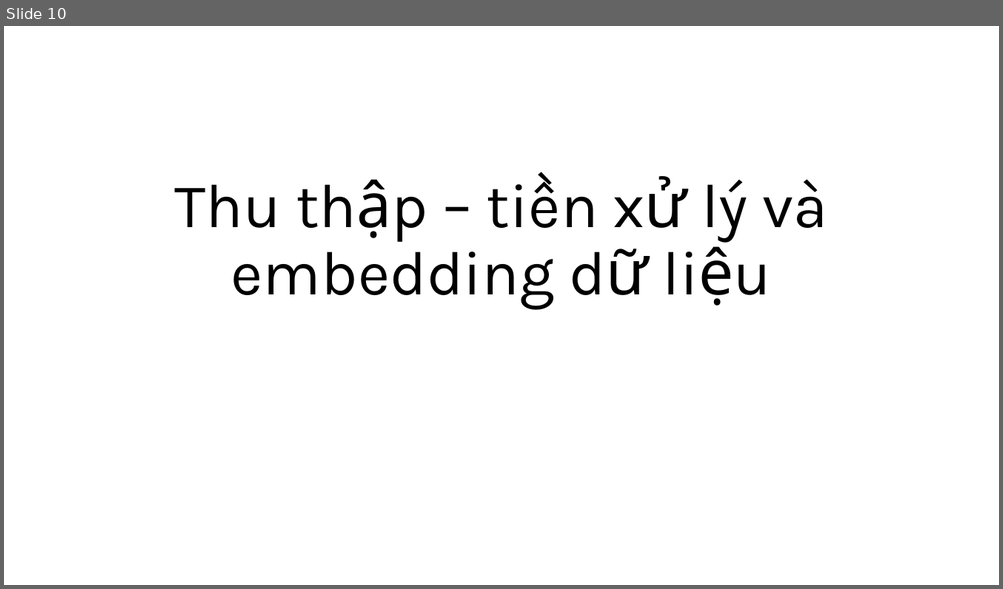
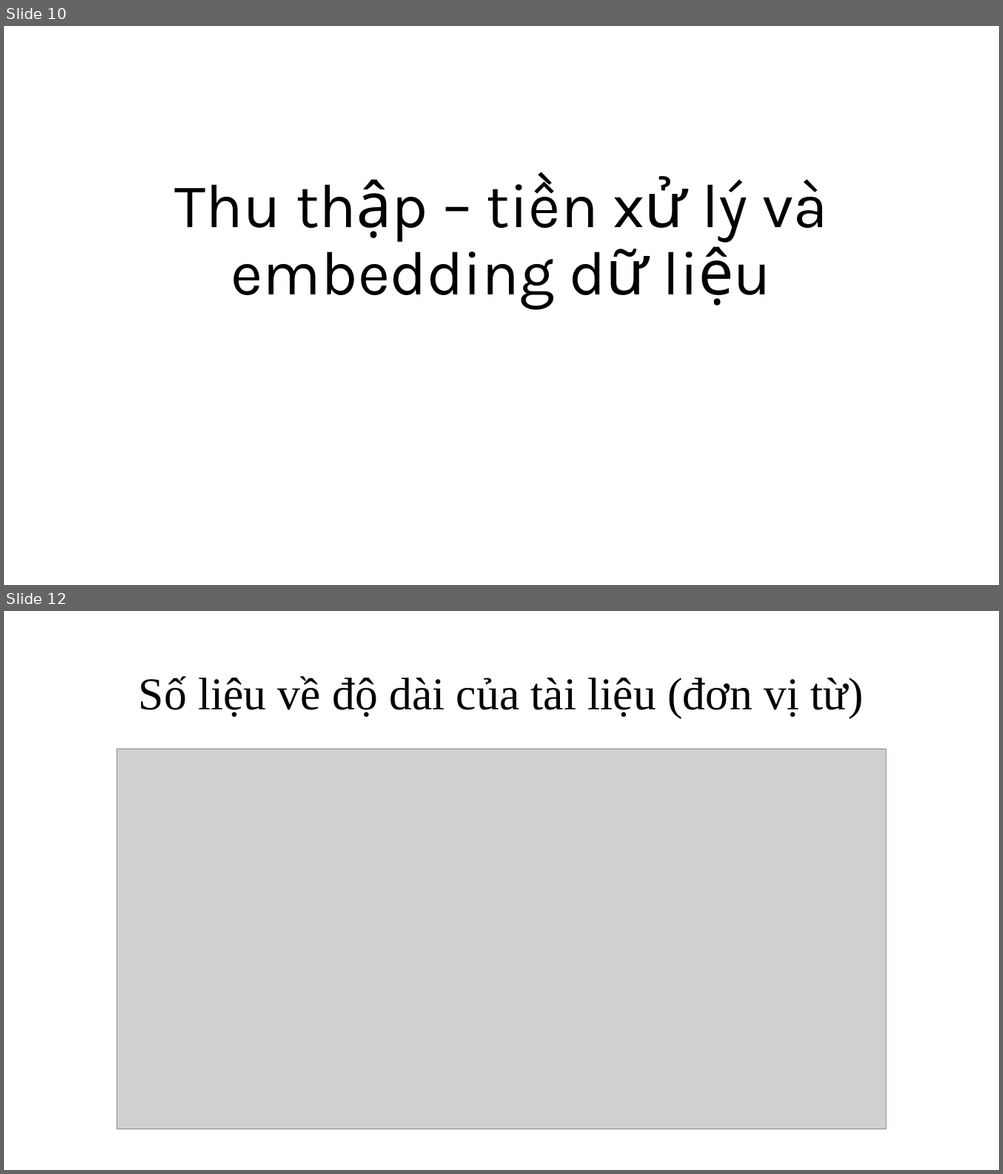
Before and after one commit to ngovanuc/Vietnamese_History_Chatbot, a slide deck: documents/slide bao cao.pptx. Shown one above the other, each under a label of ours: slide 10 before the commit, slides 10 and 12 after it; the slides between them are not shown. The pictures are 1003x589 and 1003x1174 pixels, drawn with LibreOffice and Linux fonts; fonts in the diff are those of the drawing; grey boxes stand for pictures. Boxes give left, top, right and bottom in pixels: in the first picture for what was removed or moved away, otherwise in the second. Text is boxed around its words. In the diff, an @@ line names an element or a change of style, - is before the commit and + after.

```diff
--- a/documents/slide bao cao.pptx
+++ b/documents/slide bao cao.pptx
@@ slide 12 added at [4,611,999,1170], background #FFFFFF @@
@@ title added at [139,676,863,718], 44 pt, text #000000 @@
+Số liệu về độ dài của tài liệu (đơn vị từ)
@@ picture added at [117,749,886,1130] @@
```
Also in this commit, not shown: 12 slides changed, 8 other slides added, 8 slides removed.
